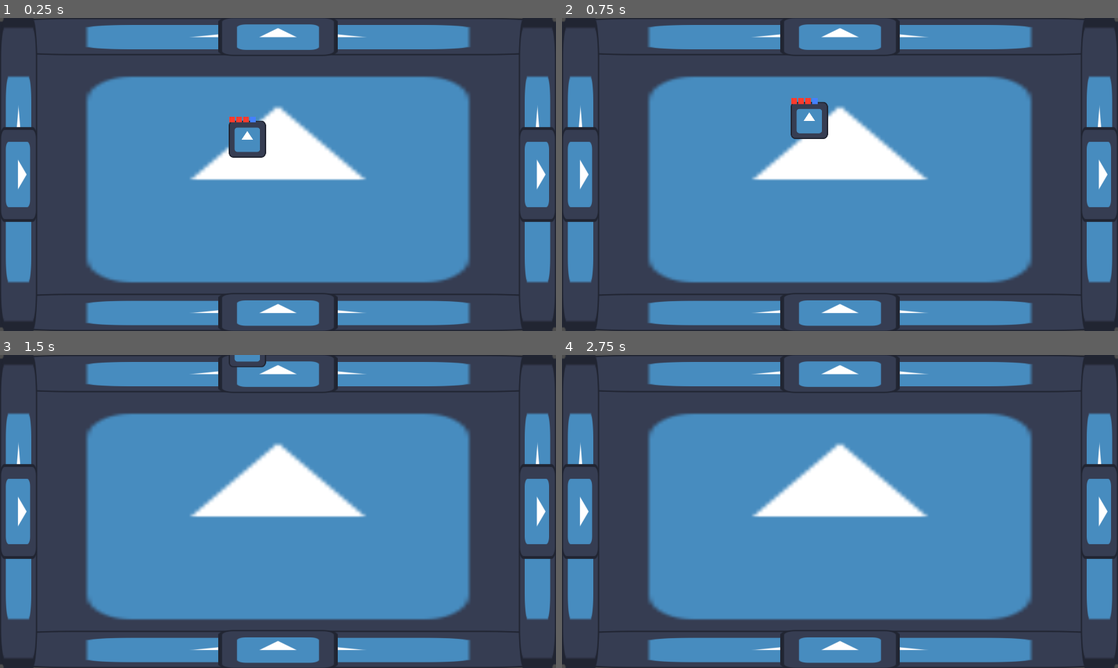
Above: before the commit, frames 1-4 (two rows, left to right).
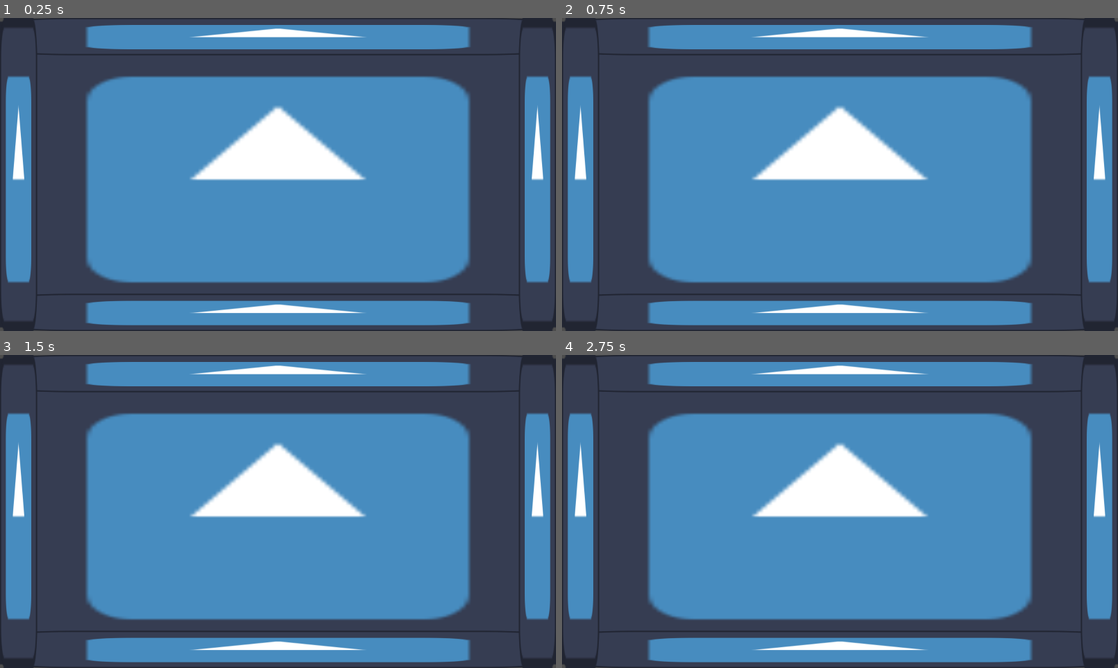
Above: after the commit, the same moments.

Repository: MamaDespik/GGJ-1
Game: Godot game, scene res://Levels/room.tscn
Two runs of this game, one before a commit and one after it. Both use one fixed random seed, a clock stepped at 60 frames per second and the inputs below. This scene is started directly instead of the project's main scene. The engine's default icon, where the game draws it, is replaced by a stand-in: a white triangle on a blue panel in a dark square.
Inputs (mouse positions are in pixels of both pictures, inside the frame that each line leads up to):
- Up to frame 1 (0.25 s): no input
- Up to frame 2 (0.75 s): tap Enter (ui_accept) at 0.5 s; move the mouse to (812, 237) at 0.52 s; hold W (move_up) from 0.53 s (still down); hold Mouse wheel up (change_highlight_left) from 0.53 s (still down)
- Up to frame 3 (1.5 s): keep holding W (move_up); tap Enter (ui_accept) at 0.77 s; move the mouse to (444, 558) at 1.27 s; release Mouse wheel up (change_highlight_left) at 1.28 s; tap Mouse wheel down (change_highlight_right) at 1.35 s
- Up to frame 4 (2.75 s): tap Enter (ui_accept) at 1.52, 2 s; move the mouse to (673, 464) at 2.02 s; release W (move_up) at 2.03 s; press the mouse at (673, 464) at 2.03 s; hold A (move_left) from 2.03 s (still down)

The runs differ from the first frame. In frame 1, 4.1% of the frame differs, in the area x 0-100%, y 0-100%; in frame 2, 3.9%; in frame 3, 3.5%; in frame 4, 3.3%.

Commit message:
Floor and Population of Rooms on Ready

Diff:
--- a/godovelopment-game-jam-1/Enemy/enemy.gd
+++ b/godovelopment-game-jam-1/Enemy/enemy.gd
@@ -13,6 +13,7 @@
 @onready var collision_shape_2d: CollisionShape2D = $CollisionShape2D
 @onready var hit_box: HitBox = $HitBox
 
+@warning_ignore("unused_signal")
 signal died(enemy:Enemy)
 
 func _ready() -> void:
--- a/godovelopment-game-jam-1/Levels/door.gd
+++ b/godovelopment-game-jam-1/Levels/door.gd
@@ -1,7 +1,7 @@
 extends Node2D
 class_name Door
 
-@export var direction:String
+@export_enum("NORTH", "SOUTH", "EAST", "WEST") var direction
 @export var locked:bool
 
 @onready var locked_sprite: Sprite2D = $LockedSprite
@@ -9,7 +9,7 @@
 @onready var player_detector: Area2D = $PlayerDetector
 @onready var closed_door: StaticBody2D = $ClosedDoor
 
-signal entered(direction:String)
+signal entered(direction)
 
 func _ready():
 	if locked: lock()
@@ -30,12 +30,12 @@
 	closed_door.process_mode = Node.PROCESS_MODE_DISABLED
 	return
 
-func _on_player_detector_body_entered(body: Node2D) -> void:
+func _on_player_detector_body_entered(_body: Node2D) -> void:
 	if !locked:
 		entered.emit(direction)
 	return
 
-func _on_player_detector_body_exited(body: Node2D) -> void:
+func _on_player_detector_body_exited(_body: Node2D) -> void:
 	if locked:
 		lock()
 	return
--- a/godovelopment-game-jam-1/Levels/door.tscn
+++ b/godovelopment-game-jam-1/Levels/door.tscn
@@ -18,7 +18,6 @@
 texture = ExtResource("2_obau8")
 
 [node name="PlayerDetector" type="Area2D" parent="."]
-scale = Vector2(1, 1)
 collision_layer = 0
 collision_mask = 2
 
@@ -34,7 +33,6 @@
 
 [node name="CollisionShape2D2" type="CollisionShape2D" parent="ClosedDoor"]
 position = Vector2(3.8147e-06, -0.5)
-scale = Vector2(1, 1)
 shape = SubResource("RectangleShape2D_ppseb")
 
 [connection signal="body_entered" from="PlayerDetector" to="." method="_on_player_detector_body_entered"]
--- /dev/null
+++ b/godovelopment-game-jam-1/Levels/floor.gd
@@ -0,0 +1,28 @@
+extends Node2D
+
+
+@export var critical_length:int
+@export var branching_probability:float
+@export var room_scene:PackedScene
+
+var room_grid:RoomGrid = preload("res://Levels/room_grid.tscn").instantiate()
+var rooms:Array[Room]
+
+@onready var active_rooms: Node2D = $ActiveRooms
+
+func _ready() -> void:
+	var current_room:Room = room_scene.instantiate()
+	room_grid.add_initial_room(current_room)
+	rooms.append(current_room)
+	for i in critical_length:
+		var adjacent_rooms:Array[Room] = room_grid.get_adjacent(current_room)
+		var empty_adjacent_indexes:Array[int]
+		for j in adjacent_rooms.size():
+			if adjacent_rooms[j] == null: empty_adjacent_indexes.append(j)
+		var new_room:Room = room_scene.instantiate()
+		room_grid.add_room(new_room, empty_adjacent_indexes.pick_random(), current_room)
+		rooms.append(current_room)
+		current_room = new_room
+	room_grid.update_exits()
+	active_rooms.add_child(rooms[0])
+	return
--- /dev/null
+++ b/godovelopment-game-jam-1/Levels/floor.tscn
@@ -0,0 +1,15 @@
+[gd_scene load_steps=4 format=3 uid="uid://bbl0ytkopqqcx"]
+
+[ext_resource type="Script" uid="uid://cesluse00h6dw" path="res://Levels/floor.gd" id="1_xfebi"]
+[ext_resource type="PackedScene" uid="uid://c3fjcfs40yx3u" path="res://Levels/room.tscn" id="2_bumg0"]
+[ext_resource type="PackedScene" uid="uid://cnphch8ulvp8p" path="res://Player/player.tscn" id="3_f5hvf"]
+
+[node name="Floor" type="Node2D"]
+script = ExtResource("1_xfebi")
+critical_length = 3
+room_scene = ExtResource("2_bumg0")
+
+[node name="ActiveRooms" type="Node2D" parent="."]
+
+[node name="Player" parent="." instance=ExtResource("3_f5hvf")]
+position = Vector2(950, 535)
--- a/godovelopment-game-jam-1/Levels/room.gd
+++ b/godovelopment-game-jam-1/Levels/room.gd
@@ -23,7 +23,7 @@
 @onready var west_wall_door: Sprite2D = $WestWallDoor
 @onready var west_door: Door = %WestDoor
 
-signal player_exited(direction:String)
+signal player_exited(direction)
 signal room_cleared
 
 func _ready() -> void:
@@ -57,7 +57,7 @@
 	for enemy:Enemy in enemies:
 		enemy.died.connect(_on_enemy_died)
 
-func _on_door_entered(direction:String):
+func _on_door_entered(direction):
 	print("Player leaving room, going ", direction)
 	player_exited.emit(direction)
 	return
--- a/godovelopment-game-jam-1/Levels/room.tscn
+++ b/godovelopment-game-jam-1/Levels/room.tscn
@@ -1,9 +1,8 @@
-[gd_scene load_steps=13 format=3 uid="uid://c3fjcfs40yx3u"]
+[gd_scene load_steps=12 format=3 uid="uid://c3fjcfs40yx3u"]
 
 [ext_resource type="Script" uid="uid://bf6i8b58jqkn5" path="res://Levels/room.gd" id="1_cqbng"]
 [ext_resource type="Texture2D" uid="uid://thnj12t7c3yd" path="res://Assets/icon.svg" id="2_sv2ks"]
 [ext_resource type="PackedScene" uid="uid://dtckjhie1kyk0" path="res://Levels/door.tscn" id="3_dgo2q"]
-[ext_resource type="PackedScene" uid="uid://cnphch8ulvp8p" path="res://Player/player.tscn" id="4_54wdh"]
 
 [sub_resource type="RectangleShape2D" id="RectangleShape2D_210fc"]
 size = Vector2(50.2667, 128)
@@ -31,10 +30,6 @@
 
 [node name="Room" type="Node2D"]
 script = ExtResource("1_cqbng")
-exit_north = true
-exit_south = true
-exit_east = true
-exit_west = true
 locked = false
 
 [node name="Floor" type="Sprite2D" parent="."]
@@ -55,7 +50,7 @@
 [node name="NorthDoor" parent="NorthWallDoor" instance=ExtResource("3_dgo2q")]
 unique_name_in_owner = true
 scale = Vector2(0.113039, 2.68)
-direction = "North"
+direction = 0
 locked = true
 
 [node name="StaticBody2D" type="StaticBody2D" parent="NorthWallDoor"]
@@ -84,7 +79,7 @@
 [node name="SouthDoor" parent="SouthWallDoor" instance=ExtResource("3_dgo2q")]
 unique_name_in_owner = true
 scale = Vector2(0.113039, 2.68)
-direction = "South"
+direction = 1
 locked = true
 
 [node name="StaticBody2D" type="StaticBody2D" parent="SouthWallDoor"]
@@ -114,7 +109,7 @@
 unique_name_in_owner = true
 rotation = 1.5708
 scale = Vector2(0.160001, 2.5597)
-direction = "East"
+direction = 2
 
 [node name="StaticBody2D2" type="StaticBody2D" parent="EastWallDoor"]
 visible = false
@@ -144,7 +139,7 @@
 unique_name_in_owner = true
 rotation = 1.5708
 scale = Vector2(0.160001, 2.5597)
-direction = "West"
+direction = 3
 
 [node name="StaticBody2D2" type="StaticBody2D" parent="WestWallDoor"]
 visible = false
@@ -159,6 +154,3 @@
 [node name="CollisionShape2D2" type="CollisionShape2D" parent="WestWallDoor/StaticBody2D2"]
 position = Vector2(0, 352)
 shape = SubResource("RectangleShape2D_a8sr2")
-
-[node name="Player" parent="." instance=ExtResource("4_54wdh")]
-position = Vector2(854, 418)
--- /dev/null
+++ b/godovelopment-game-jam-1/Levels/room_grid.gd
@@ -0,0 +1,55 @@
+extends Node
+class_name RoomGrid
+
+var rooms:Dictionary[Vector2i,Room]
+
+func add_initial_room(room:Room):
+	var location := Vector2i(0,0)
+	rooms[location] = room
+	return
+
+#add the given room in the direction of the existing room
+func add_room(new_room:Room, direction:int, existing_room:Room):
+	var location:Vector2i = rooms.find_key(existing_room)
+	match direction:
+		Globals.NORTH:
+			location.y -= 1
+		Globals.SOUTH:
+			location.y += 1
+		Globals.EAST:
+			location.x += 1
+		Globals.WEST:
+			location.x -= 1
+	rooms[location] = new_room
+	return
+
+func get_adjacent(room:Room) -> Array[Room]:
+	var location:Vector2i = rooms.find_key(room)
+	return _get_adjacent_coords(location.x, location.y)
+
+func _get_adjacent_coords(x:int, y:int) -> Array[Room]:
+	var north_room:Room = _get_room(x,y-1)
+	var south_room:Room = _get_room(x,y+1)
+	var east_room:Room = _get_room(x+1,y)
+	var west_room:Room = _get_room(x-1,y)
+	var adjacent_rooms:Array[Room] = [north_room, south_room, east_room, west_room]
+	return adjacent_rooms
+
+func _get_room(x:int, y:int) -> Room:
+	var location:= Vector2i(x,y)
+	if !rooms.has(location):
+		return null
+	return rooms[location]
+
+func update_exits():
+	for room:Room in rooms.values():
+		var adjacent_rooms:Array[Room] = get_adjacent(room)
+		if adjacent_rooms[Globals.NORTH]: room.exit_north = true
+		else: room.exit_north = false
+		if adjacent_rooms[Globals.SOUTH]: room.exit_south = true
+		else: room.exit_south = false
+		if adjacent_rooms[Globals.EAST]: room.exit_east = true
+		else: room.exit_east = false
+		if adjacent_rooms[Globals.WEST]: room.exit_west = true
+		else: room.exit_west = false
+	return
--- /dev/null
+++ b/godovelopment-game-jam-1/Levels/room_grid.tscn
@@ -0,0 +1,6 @@
+[gd_scene load_steps=2 format=3 uid="uid://xjb8mnalb7fg"]
+
+[ext_resource type="Script" uid="uid://co1bmxjk2o41g" path="res://Levels/room_grid.gd" id="1_3uq0u"]
+
+[node name="RoomGrid" type="Node"]
+script = ExtResource("1_3uq0u")
--- /dev/null
+++ b/godovelopment-game-jam-1/globals.gd
@@ -0,0 +1,3 @@
+extends Node
+
+enum {NORTH, SOUTH, EAST, WEST}
--- a/godovelopment-game-jam-1/project.godot
+++ b/godovelopment-game-jam-1/project.godot
@@ -14,6 +14,10 @@
 run/main_scene="uid://dyupaeui5haxq"
 config/features=PackedStringArray("4.4", "GL Compatibility")
 config/icon="res://Assets/icon.svg"
+
+[autoload]
+
+Globals="*res://globals.gd"
 
 [display]
 
Not shown, added: godovelopment-game-jam-1/Levels/floor.gd.uid
Not shown, added: godovelopment-game-jam-1/Levels/room_grid.gd.uid
Not shown, added: godovelopment-game-jam-1/globals.gd.uid
Not shown, changed: TODO.txt
